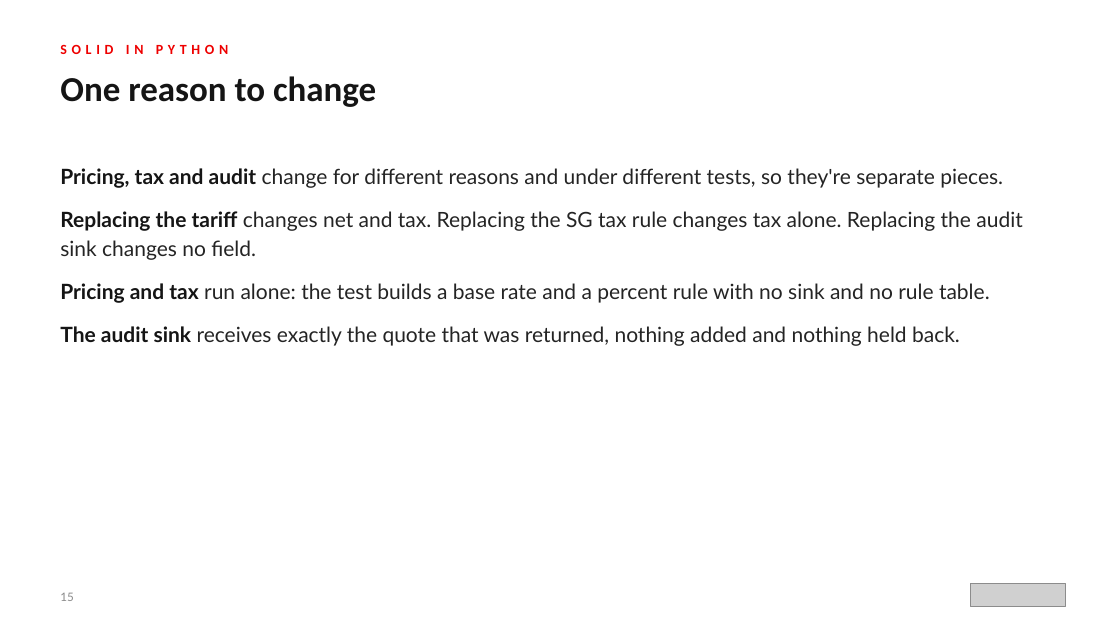
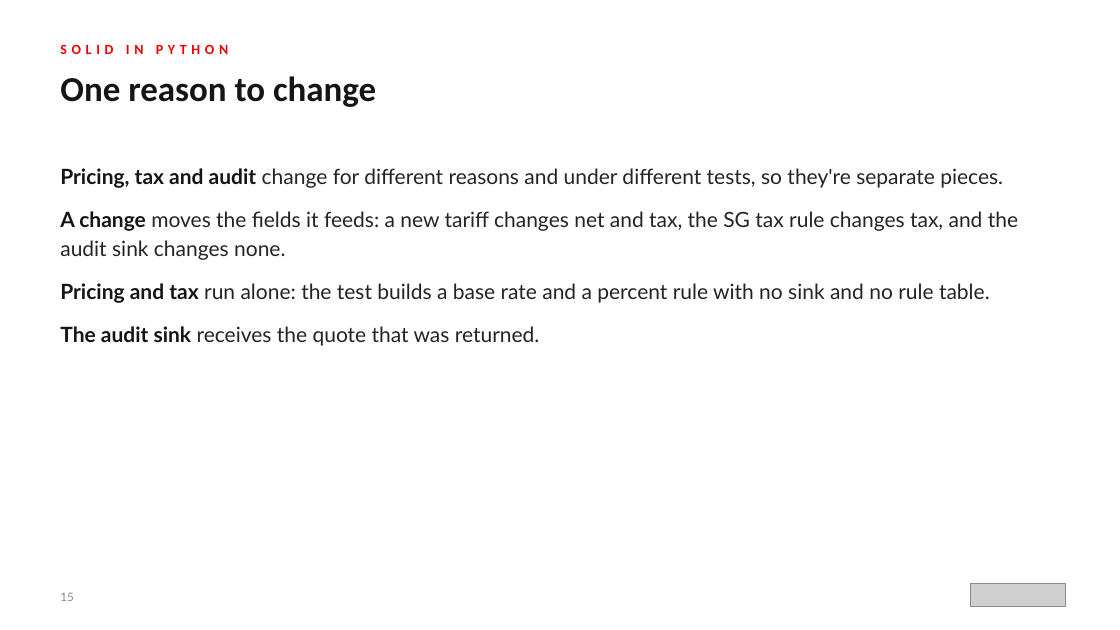
Before and after one commit to patterncatalyst/design-patterns-with-python, a slide deck: slide 15 of presentation/design-patterns-with-python-101-patterns-and-solid.pptx. Drawn at 1120x630 pixels with LibreOffice and Linux fonts; fonts in the diff are those of the drawing; grey boxes stand for pictures. Boxes give left, top, right and bottom in pixels: in the first picture for what was removed or moved away, otherwise in the second. Text is boxed around its words. In the diff, an @@ line names an element or a change of style, - is before the commit and + after.

```diff
--- a/presentation/design-patterns-with-python-101-patterns-and-solid.pptx
+++ b/presentation/design-patterns-with-python-101-patterns-and-solid.pptx
@@ text at <box>60,211,1018,260</box>: text changed @@
-● Replacing the tariff changes net and tax. Replacing the SG tax rule changes tax alone. Replacing the audit sink changes no field.
+● A change moves the fields it feeds: a new tariff changes net and tax, the SG tax rule changes tax, and the audit sink changes none.
@@ text at <box>60,326,540,346</box>: text changed @@
-● The audit sink receives exactly the quote that was returned, nothing added and nothing held back.
+● The audit sink receives the quote that was returned.
```
Also in this commit, not shown: 13 other slides changed, 3 other files.
